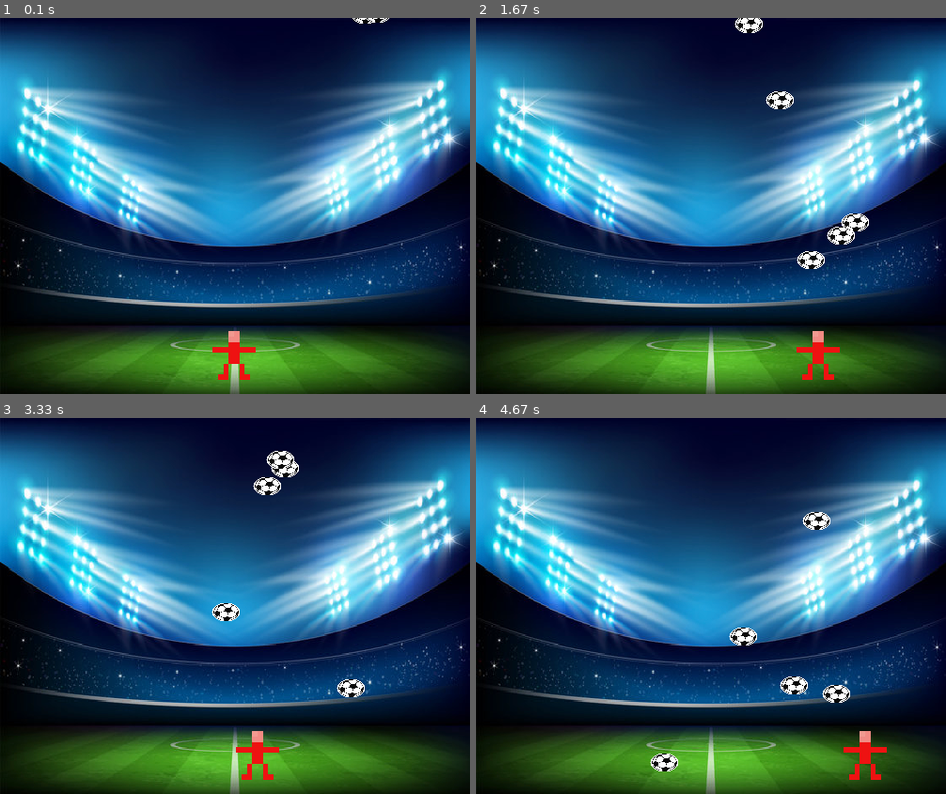
Above: before the commit, frames 1-4 (two rows, left to right).
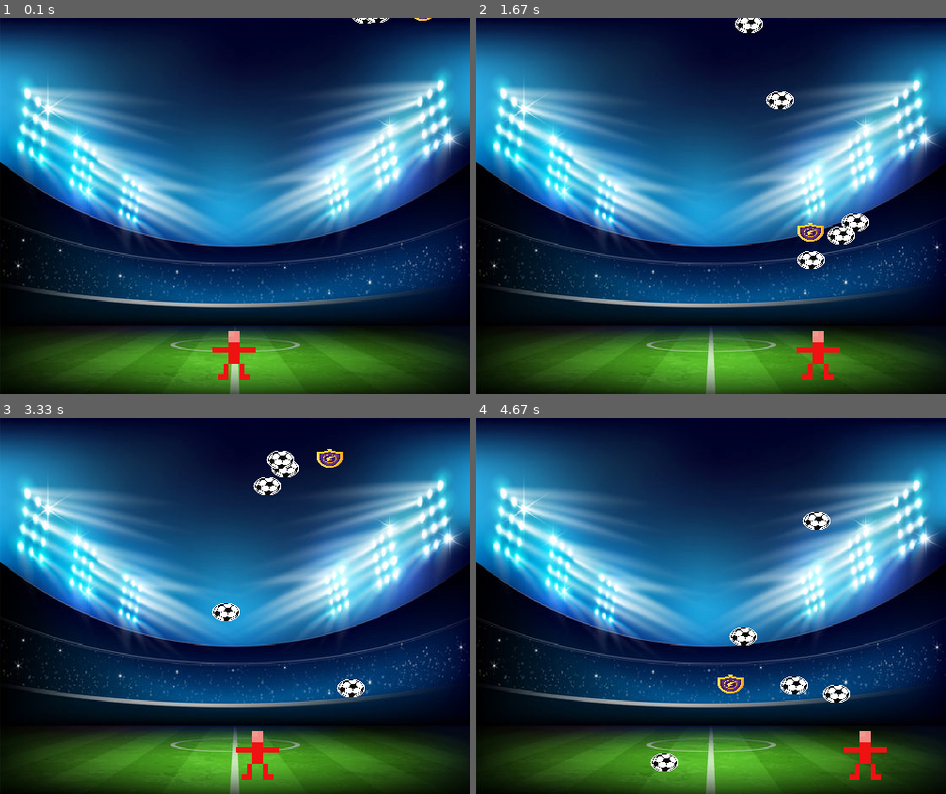
Above: after the commit, the same moments.

Repository: Pedroivo1600/PyGame
Game: pygame game, started from jogo_sprite.py
Two runs of this game, one before a commit and one after it. Both use one fixed random seed, a clock stepped at 60 frames per second and the inputs below.
Inputs:
- Up to frame 1 (0.1 s): no input
- Up to frame 2 (1.67 s): hold Right 0.33-0.8 s; hold Right 0.83-1.3 s; hold Left from 1.33 s (still down)
- Up to frame 3 (3.33 s): release Left at 1.87 s; hold Left 1.9-2.3 s; hold Right 2.33-2.97 s; hold Left from 3 s (still down)
- Up to frame 4 (4.67 s): release Left at 3.47 s; hold Right 3.5-3.97 s; hold Right 4-4.47 s; hold Left from 4.5 s (still down)

The runs differ from the first frame. In frame 1, less than 0.1% of the frame differs, in the area x 88-92%, y 0-1%; in frame 2, 0.2%, in the area x 68-74%, y 54-60%; in frame 3, 0.2%; in frame 4, 0.2%.

Commit message:
adicionando powerups

Diff:
--- a/jogo_sprite.py
+++ b/jogo_sprite.py
@@ -177,8 +177,10 @@
     all_balls.add(balls)
     all_soccer_balls.add(balls)
 
+
 #Definindo o powerup
 powerup = PowerUp(assets['powerup'])
+
 
 
 game = True
@@ -203,10 +205,10 @@
             if event.key == pygame.K_RIGHT:
                 player.speedx -= 10
 
-    if time_now == 15000:
-        window.blit(assets['powerup'], powerup.rect)
-        powerup.update()
-        time_now = 0
+    # if time_now%10000 == 0:
+    #     x = assets['powerup']
+    #     x.draw(window)
+    #     powerup.update()
 
 
     #-----------------------------------
@@ -215,6 +217,8 @@
 
     #Controlando movimentos das 5 bolas no loop
     all_balls.update()
+
+    powerup.update()
 
     # Verifica se houve colisão entre o goleiro e a bola
     hits = pygame.sprite.spritecollide(player, all_soccer_balls, True)
@@ -224,10 +228,14 @@
         all_soccer_balls.add(x)
 
 
+
+
+
     #Adicionando imagens para tela principal
     window.fill((255, 255, 255))
     window.blit(assets["background"], (0, 0))
     all_balls.draw(window)
+    window.blit(assets['powerup'], powerup.rect)
 
     pygame.display.update()
 
